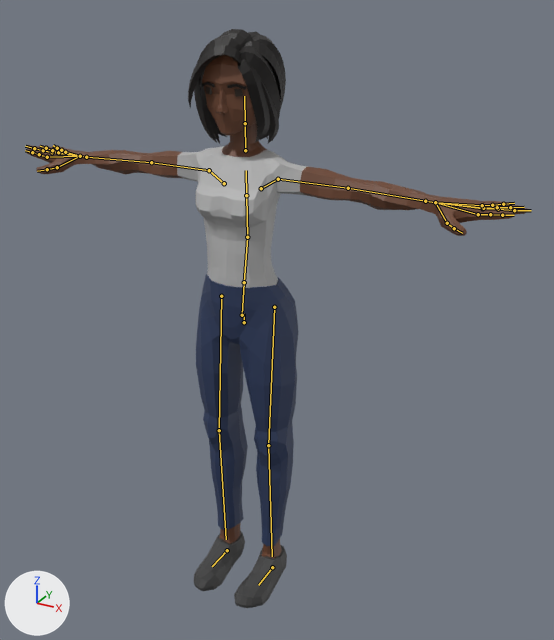
A saved change to the glTF model js/models/avatars/club-crowd-f1.glb.
One viewpoint serves both versions: a 50 mm lens placed at (1.164, -1.969, 1.958), pointed at (0.112, -0.058, 1.002). Arrows for +X, +Y and +Z are at lower left; the lights stay in place. The first picture is the older version. The bones that change, and the others that lie on the model, are drawn over the model as lines.

Objects in the first picture: 'Casual_Body'.
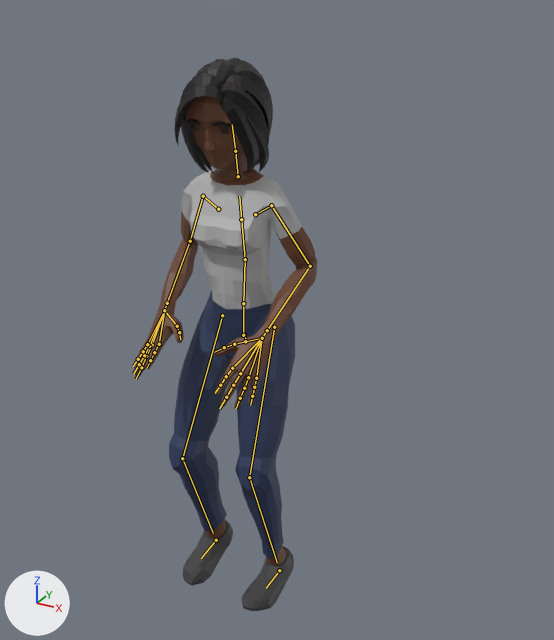
The newer file adds an action. The first version stands in its rest pose; the second is drawn at frame 11 of the action 'Groove_SideTap'.

Changed parts and their boxes (x1, y1, x2, y2) in the pictures (554 x 640 px):
'Casual_Body', posed (63% narrower)
    before: (25, 29, 528, 608)
    after: (133, 58, 317, 611)
bone 'Body', root to tip
    before: (244, 322) to (244, 313)
    after: (245, 341) to (245, 333)
bone 'Neck', root to tip
    before: (245, 150) to (245, 123)
    after: (238, 176) to (235, 151)
bone 'Head', root to tip
    before: (245, 123) to (244, 96)
    after: (235, 151) to (232, 124)
bone 'UpperArm.L', root to tip
    before: (278, 179) to (348, 188)
    after: (271, 205) to (310, 266)
bone 'LowerArm.L', root to tip
    before: (348, 188) to (425, 201)
    after: (310, 266) to (267, 330)
bone 'Wrist.L', root to tip
    before: (425, 201) to (435, 202)
    after: (267, 330) to (262, 338)
bone 'UpperArm.R', root to tip
    before: (209, 170) to (151, 162)
    after: (203, 196) to (190, 241)
bone 'LowerArm.R', root to tip
    before: (151, 162) to (86, 157)
    after: (190, 241) to (167, 303)
bone 'Wrist.R', root to tip
    before: (86, 157) to (80, 156)
    after: (167, 303) to (164, 310)
bone 'UpperLeg.L', root to tip
    before: (274, 307) to (268, 445)
    after: (274, 327) to (249, 477)
bone 'LowerLeg.L', root to tip
    before: (268, 445) to (272, 556)
    after: (249, 477) to (277, 562)
bone 'UpperLeg.R', root to tip
    before: (221, 296) to (219, 430)
    after: (222, 315) to (182, 458)
bone 'LowerLeg.R', root to tip
    before: (219, 430) to (226, 539)
    after: (182, 458) to (213, 533)
bone 'Foot.L', root to tip
    before: (272, 567) to (258, 585)
    after: (279, 570) to (266, 588)
bone 'Foot.R', root to tip
    before: (227, 550) to (212, 566)
    after: (216, 540) to (201, 558)

The edits, one by one:
Bone 'Body' (bone_body) moves from (0.0, 0.0, 0.0) to (0.004, -0.067, 0.0).
Bone 'Body' (bone_body) turns from (0, 0, 0) to (4, 0, 0) degrees about its own x, y and z.
Bone 'Neck' (bone_neck) turns from (0, 0, 0) to (2, 0, 0) degrees about its own x, y and z.
Bone 'Head' (bone_head) turns from (0, 0, 0) to (3, -1, 0) degrees about its own x, y and z.
Bone 'UpperArm.L' (bone_upperarm_l) turns from (0, 0, 0) to (-62, 4, 16) degrees about its own x, y and z.
Bone 'LowerArm.L' (bone_lowerarm_l) turns from (0, 0, 0) to (-43, 29, -87) degrees about its own x, y and z.
Bone 'Wrist.L' (bone_wrist_l) turns from (0, 0, 0) to (-1, -3, -6) degrees about its own x, y and z.
Bone 'UpperArm.R' (bone_upperarm_r) turns from (0, 0, 0) to (-58, -4, -18) degrees about its own x, y and z.
Bone 'LowerArm.R' (bone_lowerarm_r) turns from (0, 0, 0) to (-42, -27, 91) degrees about its own x, y and z.
Bone 'Wrist.R' (bone_wrist_r) turns from (0, 0, 0) to (-1, 3, 6) degrees about its own x, y and z.
Bone 'UpperLeg.L' (bone_upperleg_l) turns from (0, 0, 0) to (-22, -1, -1) degrees about its own x, y and z.
Bone 'LowerLeg.L' (bone_lowerleg_l) turns from (0, 0, 0) to (34, 1, 0) degrees about its own x, y and z.
Bone 'UpperLeg.R' (bone_upperleg_r) turns from (0, 0, 0) to (-27, 0, 3) degrees about its own x, y and z.
Bone 'LowerLeg.R' (bone_lowerleg_r) turns from (0, 0, 0) to (43, -1, 0) degrees about its own x, y and z.
Bone 'Foot.L' (bone_foot_l) moves from (0.0, 0.0, 0.0) to (0.03, 0.0, 0.0).
Bone 'Foot.R' (bone_foot_r) moves from (0.0, 0.0, 0.0) to (-0.046, 0.004, -0.032).
Bone 'Foot.R' (bone_foot_r) turns from (0, 0, 0) to (7, 0, 0) degrees about its own x, y and z.
